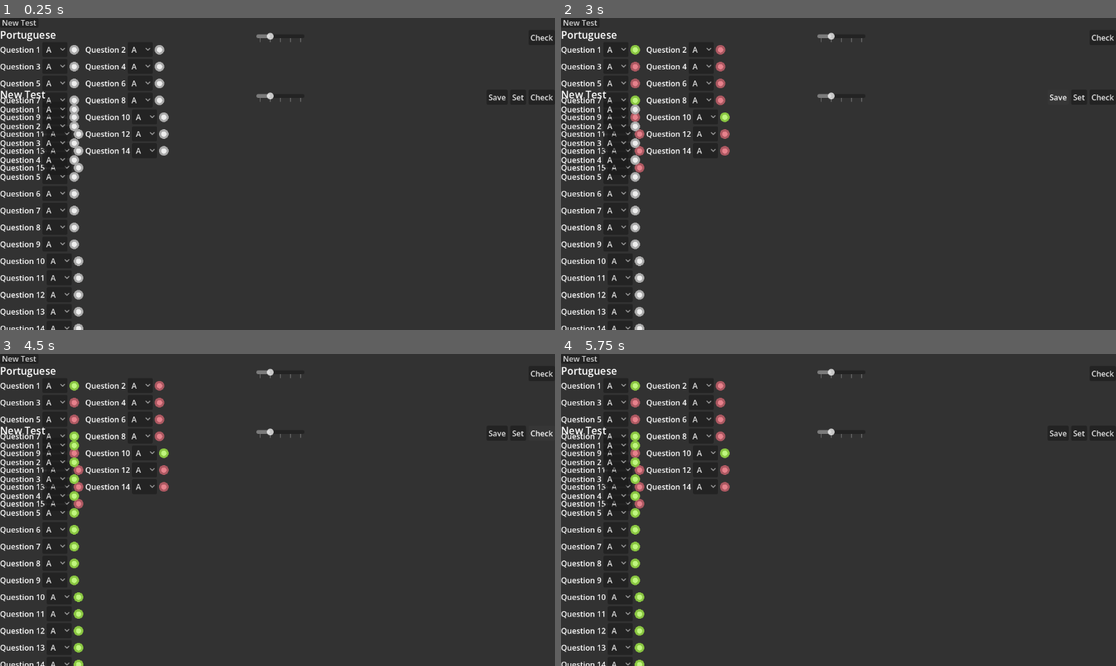
Above: before the commit, frames 1-4 (two rows, left to right).
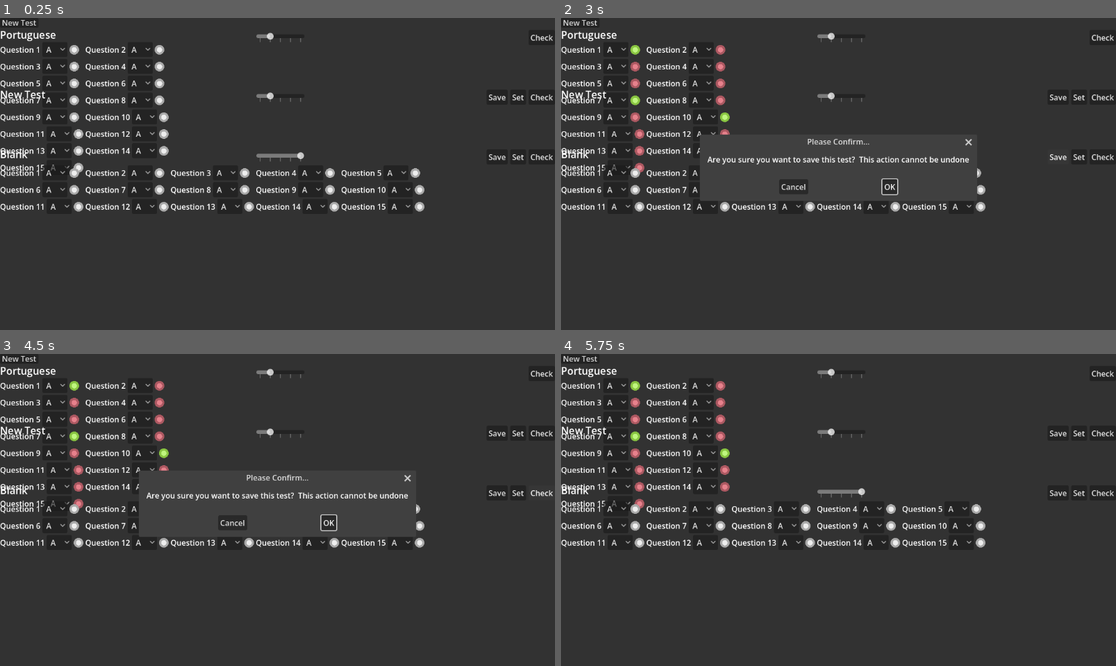
Above: after the commit, the same moments.

Repository: Mortadelan/testmarker
Game: Godot game, scene res://main.tscn
The game is run twice, just before and just after one commit, with the same random seed, the same clock (stepped at 60 frames per second) and the same inputs.
Inputs (mouse positions are in pixels of both pictures, inside the frame that each line leads up to):
- Up to frame 1 (0.25 s): no input
- Up to frame 2 (3 s): click "Check" at 0.5 s; click "Set" at 1.25 s; click "Save" at 2 s; click "Save" at 2.75 s
- Up to frame 3 (4.5 s): click "Set" at 3.5 s; click "Check" at 4.25 s
- Up to frame 4 (5.75 s): click (794, 522) at 5 s, where only the run after the commit has a clickable "Cancel"

The runs differ from the first frame. In frame 1, 4.1% of the frame differs, in the area x 0-100%, y 26-100%; in frame 2, 4.2%; in frame 3, 4.2%; in frame 4, 4.2%.
Error after the commit: Invalid call. Nonexistent function 'commit_selected' in base 'Nil'. (res://scripts/question_container.gd:22)

Commit message:
added a simple dialog upon clicking save button, did some other things but I forgot what they were, mostly polish anyway

Diff:
--- a/main.tscn
+++ b/main.tscn
@@ -1,7 +1,9 @@
 [gd_scene format=3 uid="uid://ou0xhvee7psu"]
 
 [ext_resource type="PackedScene" uid="uid://cohgqco501e4x" path="res://tests/UFRGS 2022/scenes/portuguese.tscn" id="1_ig7tw"]
-[ext_resource type="PackedScene" uid="uid://cy1vg20qgd6eq" path="res://tests/test_maker.tscn" id="2_0xm2m"]
+[ext_resource type="PackedScene" uid="uid://cy1vg20qgd6eq" path="res://tests/testmaker/test_maker.tscn" id="2_0xm2m"]
+[ext_resource type="LabelSettings" uid="uid://1llxhgpr8anr" path="res://scripts/label_settings.tres" id="3_1bvp3"]
+[ext_resource type="Script" uid="uid://beedeqbw5l3m1" path="res://scripts/test_container.gd" id="3_h2yge"]
 
 [sub_resource type="Theme" id="Theme_7dm0k"]
 
@@ -61,6 +63,14 @@
 propagate_maximum_size = true
 layout_mode = 2
 size_flags_vertical = 1
+label_settings = ExtResource("3_1bvp3")
 
 [node name="TestMaker" parent="ScrollContainer/BoxContainer" unique_id=976876249 instance=ExtResource("2_0xm2m")]
 layout_mode = 2
+label_settings = ExtResource("3_1bvp3")
+
+[node name="TestContainer" type="Label" parent="ScrollContainer/BoxContainer" unique_id=2040929819]
+layout_mode = 2
+label_settings = ExtResource("3_1bvp3")
+script = ExtResource("3_h2yge")
+metadata/_custom_type_script = "uid://beedeqbw5l3m1"
--- /dev/null
+++ b/scripts/label_settings.tres
@@ -0,0 +1,4 @@
+[gd_resource type="LabelSettings" format=3 uid="uid://1llxhgpr8anr"]
+
+[resource]
+font_size = 21
--- a/scripts/question.gd
+++ b/scripts/question.gd
@@ -3,8 +3,8 @@
 
 @export var selected : QuestionList.OPTIONS
 @export var correct : QuestionList.OPTIONS
-@export var easiness_index : float
-@export var discrimination_index : float
+@export var ease : float
+@export var discrim : float
 
 func is_correct() -> bool:
 	return selected == correct
--- a/scripts/question_container.gd
+++ b/scripts/question_container.gd
@@ -4,11 +4,12 @@
 @export var questions : QuestionList
 
 func _ready():
-	for questioni in questions.list.size():
-		var question := QuestionItem.new()
-		question.label = "Question " + str(questioni + 1)
-		question.question = questions.list[questioni]
-		add_child(question)
+	if questions != null:
+		for questioni in questions.list.size():
+			var question := QuestionItem.new()
+			question.label = "Question " + str(questioni + 1)
+			question.question = questions.list[questioni]
+			add_child(question)
 
 func _on_check_button_pressed():
 	for child in get_children():
@@ -19,6 +20,3 @@
 
 func _on_set_button_pressed():
 	questions.commit_selected()
-
-func _on_save_button_pressed() -> void:
-	pass # Replace with function body.
--- a/scripts/question_list.gd
+++ b/scripts/question_list.gd
@@ -8,3 +8,16 @@
 	if list.size() > 0:
 		for question in list:
 			question.correct = question.selected
+
+func save() -> Dictionary:
+	var save_dict : Dictionary
+	if list.size() > 0:
+		for questioni in list.size():
+			var question : Dictionary = {
+				"correct" : list[questioni].correct,
+				"ease" : list[questioni].ease,
+				"discrim" : list[questioni].discrim
+				}
+			save_dict.merge(question)
+		return save_dict
+	return Dictionary() # empty dict
--- a/scripts/test.gd
+++ b/scripts/test.gd
@@ -4,4 +4,14 @@
 @export var name : String
 @export var lists : Array[QuestionList]
 
-# test commit
+func save() -> Dictionary:
+	var save_dict = {
+		"test_name": name,
+		# insert future score formulas here
+		"question_list_#": "1",
+		"question_list_1": lists[1].save()
+		}
+	return save_dict
+
+func save_to_file(save_dict: Dictionary):
+	pass
--- /dev/null
+++ b/scripts/test_container.gd
@@ -0,0 +1,101 @@
+class_name TestContainer
+extends Label
+
+@export var test : Test
+
+var slider : HSlider
+var save_button : Button
+var set_button : Button
+var check_button : Button
+var addquest_button : Button
+var questions : QuestionContainer
+
+func _ready():
+	if test != null:
+		self.label_settings = load("res://scripts/label_settings.tres")
+
+		questions = QuestionContainer.new()
+		questions.questions = test.lists[0]
+		questions.anchor_top = 0.25
+		questions.anchor_bottom = 0.25
+		questions.offset_right = 40
+		questions.offset_bottom = 40
+		questions.position = Vector2(0, 30)
+		questions.size_flags_horizontal = SizeFlags.SIZE_EXPAND_FILL
+		add_child(questions)
+		# all the tedious setup of:
+		# the size slider
+		#  - connect value_changed() signal to correct test.lists[i]._on_h_slider_value_changed()
+		slider = HSlider.new()
+		slider.tick_count = 5
+		slider.ticks_on_borders = true
+		slider.min_value = 1.0
+		slider.max_value = 5.0
+		slider.value_changed.connect(questions._on_h_slider_value_changed)
+		questions._on_h_slider_value_changed(5)
+		slider.value = 5.0
+		slider.anchor_left = 0.5
+		slider.anchor_right = 0.5
+		slider.offset_left = -44
+		slider.offset_top = 10
+		slider.offset_right = 56
+		slider.offset_bottom = 26
+		# the save_button
+		#  - connect pressed() signal to correct test.lists[i]._on_save_button_pressed()
+		save_button = Button.new()
+		save_button.text = "Save"
+		save_button.anchor_left = 1.0
+		save_button.anchor_right = 1.0
+		save_button.offset_top = 5
+		save_button.offset_right = -98
+		save_button.offset_bottom = 5
+		save_button.grow_horizontal = GrowDirection.GROW_DIRECTION_BEGIN
+		save_button.pressed.connect(self._on_save_button_pressed)
+		# the set_button
+		#  - connect pressed() signal to correct test.lists[i]._on_set_button_pressed()
+		set_button = Button.new()
+		set_button.text = "Set"
+		set_button.anchor_left = 1.0
+		set_button.anchor_right = 1.0
+		set_button.offset_top = 5
+		set_button.offset_right = -60
+		set_button.offset_bottom = 5
+		set_button.grow_horizontal = GrowDirection.GROW_DIRECTION_BEGIN
+		set_button.pressed.connect(questions._on_set_button_pressed)
+		# the check_button
+		#  - connect pressed() signal to correct test.lists[i]._on_check_button_pressed()
+		check_button = Button.new()
+		check_button.text = "Check"
+		check_button.anchor_left = 1.0
+		check_button.anchor_right = 1.0
+		check_button.offset_top = 5
+		check_button.offset_right = 0
+		check_button.offset_bottom = 5
+		check_button.grow_horizontal = GrowDirection.GROW_DIRECTION_BEGIN
+		check_button.pressed.connect(questions._on_check_button_pressed)
+		# then correctly populate children with:
+		# slider
+		# buttons
+		# test.lists[i] : QuestionList
+		self.text = test.name
+		add_child(slider)
+		add_child(save_button)
+		add_child(set_button)
+		add_child(check_button)
+	else:
+		test = load("res://tests/testmaker/blank.tres")
+		_ready()
+
+func _on_save_button_pressed():
+	var dialog = ConfirmationDialog.new()
+	dialog.get_cancel_button().pressed.connect(_on_canceled)
+	dialog.get_ok_button().pressed.connect(_on_ok)
+	dialog.dialog_text = "Are you sure you want to save this test?  This action cannot be undone"
+	add_child(dialog)
+	dialog.popup_centered_clamped()
+
+func _on_canceled():
+	pass
+
+func _on_ok():
+	pass
--- /dev/null
+++ b/scripts/test_dir.gd
@@ -0,0 +1,7 @@
+class_name TestDir
+extends Resource
+
+var directory # : runtime user-defined path
+
+func _ready():
+	pass # lists all .test files inside [var directory]
--- a/tests/blank.tres
+++ /dev/null
@@ -1,92 +0,0 @@
-[gd_resource type="Resource" script_class="QuestionList" format=3 uid="uid://dvuobu5ntqmvw"]
-
-[ext_resource type="Script" uid="uid://fyws5wwmgdti" path="res://scripts/question.gd" id="1_rmw6i"]
-[ext_resource type="Script" uid="uid://marhwxikd84c" path="res://scripts/question_list.gd" id="2_tekds"]
-
-[sub_resource type="Resource" id="Resource_qfnhi"]
-script = ExtResource("1_rmw6i")
-selected = 2
-correct = 2
-metadata/_custom_type_script = "uid://fyws5wwmgdti"
-
-[sub_resource type="Resource" id="Resource_5e0ug"]
-script = ExtResource("1_rmw6i")
-selected = 2
-correct = 2
-metadata/_custom_type_script = "uid://fyws5wwmgdti"
-
-[sub_resource type="Resource" id="Resource_po6qi"]
-script = ExtResource("1_rmw6i")
-selected = 1
-correct = 1
-metadata/_custom_type_script = "uid://fyws5wwmgdti"
-
-[sub_resource type="Resource" id="Resource_j650n"]
-script = ExtResource("1_rmw6i")
-selected = 3
-correct = 3
-metadata/_custom_type_script = "uid://fyws5wwmgdti"
-
-[sub_resource type="Resource" id="Resource_rl8ya"]
-script = ExtResource("1_rmw6i")
-selected = 4
-correct = 4
-metadata/_custom_type_script = "uid://fyws5wwmgdti"
-
-[sub_resource type="Resource" id="Resource_xtvlx"]
-script = ExtResource("1_rmw6i")
-metadata/_custom_type_script = "uid://fyws5wwmgdti"
-
-[sub_resource type="Resource" id="Resource_2u3ju"]
-script = ExtResource("1_rmw6i")
-metadata/_custom_type_script = "uid://fyws5wwmgdti"
-
-[sub_resource type="Resource" id="Resource_lp2um"]
-script = ExtResource("1_rmw6i")
-selected = 4
-correct = 4
-metadata/_custom_type_script = "uid://fyws5wwmgdti"
-
-[sub_resource type="Resource" id="Resource_x2mqi"]
-script = ExtResource("1_rmw6i")
-selected = 3
-correct = 3
-metadata/_custom_type_script = "uid://fyws5wwmgdti"
-
-[sub_resource type="Resource" id="Resource_ec02s"]
-script = ExtResource("1_rmw6i")
-metadata/_custom_type_script = "uid://fyws5wwmgdti"
-
-[sub_resource type="Resource" id="Resource_sdohl"]
-script = ExtResource("1_rmw6i")
-selected = 1
-correct = 1
-metadata/_custom_type_script = "uid://fyws5wwmgdti"
-
-[sub_resource type="Resource" id="Resource_yibdi"]
-script = ExtResource("1_rmw6i")
-selected = 4
-correct = 4
-metadata/_custom_type_script = "uid://fyws5wwmgdti"
-
-[sub_resource type="Resource" id="Resource_dne8s"]
-script = ExtResource("1_rmw6i")
-selected = 2
-correct = 2
-metadata/_custom_type_script = "uid://fyws5wwmgdti"
-
-[sub_resource type="Resource" id="Resource_w5rwq"]
-script = ExtResource("1_rmw6i")
-selected = 1
-correct = 1
-metadata/_custom_type_script = "uid://fyws5wwmgdti"
-
-[sub_resource type="Resource" id="Resource_i30u8"]
-script = ExtResource("1_rmw6i")
-selected = 4
-correct = 4
-metadata/_custom_type_script = "uid://fyws5wwmgdti"
-
-[resource]
-script = ExtResource("2_tekds")
-list = Array[ExtResource("1_rmw6i")]([SubResource("Resource_qfnhi"), SubResource("Resource_5e0ug"), SubResource("Resource_po6qi"), SubResource("Resource_j650n"), SubResource("Resource_rl8ya"), SubResource("Resource_xtvlx"), SubResource("Resource_2u3ju"), SubResource("Resource_lp2um"), SubResource("Resource_x2mqi"), SubResource("Resource_ec02s"), SubResource("Resource_sdohl"), SubResource("Resource_yibdi"), SubResource("Resource_dne8s"), SubResource("Resource_w5rwq"), SubResource("Resource_i30u8")])
--- /dev/null
+++ b/tests/testmaker/blank.tres
@@ -0,0 +1,76 @@
+[gd_resource type="Resource" script_class="Test" format=3 uid="uid://dvuobu5ntqmvw"]
+
+[ext_resource type="Script" uid="uid://fyws5wwmgdti" path="res://scripts/question.gd" id="2_0ichx"]
+[ext_resource type="Script" uid="uid://marhwxikd84c" path="res://scripts/question_list.gd" id="2_tekds"]
+[ext_resource type="Script" uid="uid://jdot2okavfqv" path="res://scripts/test.gd" id="2_uwu8m"]
+
+[sub_resource type="Resource" id="Resource_lquwl"]
+script = ExtResource("2_0ichx")
+metadata/_custom_type_script = "uid://fyws5wwmgdti"
+
+[sub_resource type="Resource" id="Resource_7mycd"]
+script = ExtResource("2_0ichx")
+metadata/_custom_type_script = "uid://fyws5wwmgdti"
+
+[sub_resource type="Resource" id="Resource_272bh"]
+script = ExtResource("2_0ichx")
+metadata/_custom_type_script = "uid://fyws5wwmgdti"
+
+[sub_resource type="Resource" id="Resource_5vw27"]
+script = ExtResource("2_0ichx")
+metadata/_custom_type_script = "uid://fyws5wwmgdti"
+
+[sub_resource type="Resource" id="Resource_kek77"]
+script = ExtResource("2_0ichx")
+metadata/_custom_type_script = "uid://fyws5wwmgdti"
+
+[sub_resource type="Resource" id="Resource_4c57u"]
+script = ExtResource("2_0ichx")
+metadata/_custom_type_script = "uid://fyws5wwmgdti"
+
+[sub_resource type="Resource" id="Resource_efxa6"]
+script = ExtResource("2_0ichx")
+metadata/_custom_type_script = "uid://fyws5wwmgdti"
+
+[sub_resource type="Resource" id="Resource_dg77c"]
+script = ExtResource("2_0ichx")
+metadata/_custom_type_script = "uid://fyws5wwmgdti"
+
+[sub_resource type="Resource" id="Resource_ycdy4"]
+script = ExtResource("2_0ichx")
+metadata/_custom_type_script = "uid://fyws5wwmgdti"
+
+[sub_resource type="Resource" id="Resource_w48qg"]
+script = ExtResource("2_0ichx")
+metadata/_custom_type_script = "uid://fyws5wwmgdti"
+
+[sub_resource type="Resource" id="Resource_vivmo"]
+script = ExtResource("2_0ichx")
+metadata/_custom_type_script = "uid://fyws5wwmgdti"
+
+[sub_resource type="Resource" id="Resource_2cqfq"]
+script = ExtResource("2_0ichx")
+metadata/_custom_type_script = "uid://fyws5wwmgdti"
+
+[sub_resource type="Resource" id="Resource_074og"]
+script = ExtResource("2_0ichx")
+metadata/_custom_type_script = "uid://fyws5wwmgdti"
+
+[sub_resource type="Resource" id="Resource_yaehf"]
+script = ExtResource("2_0ichx")
+metadata/_custom_type_script = "uid://fyws5wwmgdti"
+
+[sub_resource type="Resource" id="Resource_cegan"]
+script = ExtResource("2_0ichx")
+metadata/_custom_type_script = "uid://fyws5wwmgdti"
+
+[sub_resource type="Resource" id="Resource_1bvp3"]
+script = ExtResource("2_tekds")
+list = Array[ExtResource("2_0ichx")]([SubResource("Resource_lquwl"), SubResource("Resource_7mycd"), SubResource("Resource_272bh"), SubResource("Resource_5vw27"), SubResource("Resource_kek77"), SubResource("Resource_4c57u"), SubResource("Resource_efxa6"), SubResource("Resource_dg77c"), SubResource("Resource_ycdy4"), SubResource("Resource_w48qg"), SubResource("Resource_vivmo"), SubResource("Resource_2cqfq"), SubResource("Resource_074og"), SubResource("Resource_yaehf"), SubResource("Resource_cegan")])
+metadata/_custom_type_script = "uid://marhwxikd84c"
+
+[resource]
+script = ExtResource("2_uwu8m")
+name = "Blank"
+lists = Array[ExtResource("2_tekds")]([SubResource("Resource_1bvp3"), null])
+metadata/_custom_type_script = "uid://jdot2okavfqv"
--- a/tests/test_maker.tscn
+++ b/tests/testmaker/test_maker.tscn
@@ -1,7 +1,7 @@
 [gd_scene format=3 uid="uid://cy1vg20qgd6eq"]
 
 [ext_resource type="Script" uid="uid://b567kmtre3slb" path="res://scripts/question_container.gd" id="1_tnah2"]
-[ext_resource type="Resource" uid="uid://dvuobu5ntqmvw" path="res://tests/blank.tres" id="2_hh5mi"]
+[ext_resource type="Resource" uid="uid://dvuobu5ntqmvw" path="res://tests/testmaker/blank.tres" id="2_hh5mi"]
 
 [sub_resource type="LabelSettings" id="LabelSettings_0xm2m"]
 font_size = 21
Not shown, added: scripts/test.gd.uid
Not shown, added: scripts/test_container.gd.uid
Not shown, added: scripts/test_dir.gd.uid
